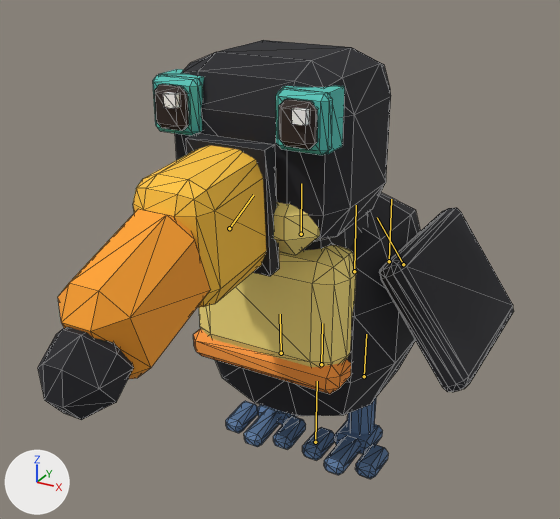
The glTF model games/zoo/public/models/toucan_female.glb as it was, and as the next commit left it.
Camera for both pictures: a camera (50 mm lens) standing at (0.38, -0.794, 0.659) and looking at (-0.02, -0.066, 0.295). The axes (+X, +Y, +Z) are drawn at lower left. The lights are the same throughout. The picture after the commit comes second. Both versions are drawn at frame 36 of the action 'Play'; the numbers are the values there. The bones that bend it are drawn over the model as lines. Mesh edges are drawn as thin lines.

Names of what the first picture shows: 'toucan_female'.
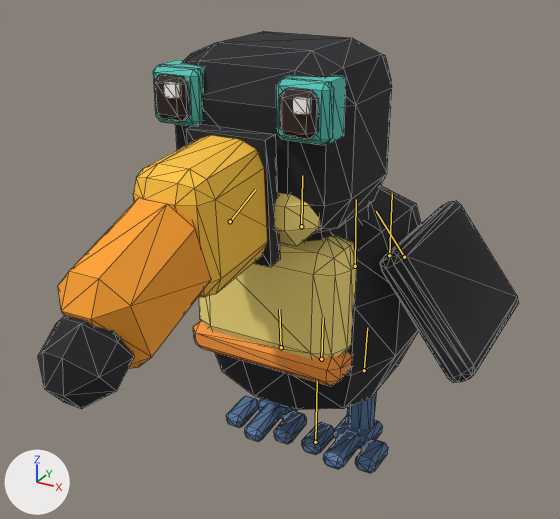
What differs and where, as boxes (x1, y1, x2, y2) in the pictures (560 x 519 px):
'toucan_female', posed: before (38, 40, 514, 479); after (38, 31, 518, 473)
bone 'body', root to tip: before (321, 364) to (322, 323); after (321, 359) to (323, 317)
bone 'leg_FL', root to tip: before (403, 264) to (377, 217); after (404, 257) to (376, 211)
bone 'leg_FR', root to tip: before (229, 228) to (253, 195); after (230, 221) to (255, 189)
bone 'leg_HR', root to tip: before (281, 353) to (280, 314); after (281, 347) to (279, 309)
bone 'tail1', root to tip: before (354, 271) to (356, 205); after (355, 266) to (356, 199)
bone 'tail2', root to tip: before (389, 261) to (391, 199); after (389, 255) to (392, 193)

Diff of the bpy script that builds the scene:
```diff
--- a/games/zoo/public/models/toucan_female.glb.py
+++ b/games/zoo/public/models/toucan_female.glb.py
@@ bone_body @@
 bone_body = bpy.data.objects['toucan_female_rig'].pose.bones['body']  # child of 'root'
-bone_body.location = (0.0, 0.0194, 0.0)
+bone_body.location = (0.0, 0.0279, 0.0)
@@ bone_leg_fl @@
 bone_leg_fl = bpy.data.objects['toucan_female_rig'].pose.bones['leg_FL']  # child of 'body'
-bone_leg_fl.rotation_quaternion = (0.953, 0.0, 0.0, 0.303)  # degrees (0, 0, 35)
+bone_leg_fl.rotation_quaternion = (0.945, 0.0, 0.0, 0.324)  # degrees (0, 0, 38)
@@ bone_leg_fr @@
 bone_leg_fr = bpy.data.objects['toucan_female_rig'].pose.bones['leg_FR']  # child of 'body'
-bone_leg_fr.rotation_quaternion = (0.953, 0.0, 0.0, -0.303)  # degrees (0, 0, -35)
+bone_leg_fr.rotation_quaternion = (0.945, 0.0, 0.0, -0.324)  # degrees (0, 0, -38)
@@ bone_leg_hr @@
 bone_leg_hr = bpy.data.objects['toucan_female_rig'].pose.bones['leg_HR']  # child of 'body'
-bone_leg_hr.rotation_quaternion = (1.0, 0.031, 0.0, 0.0)  # degrees (4, 0, 0)
+bone_leg_hr.rotation_quaternion = (0.998, 0.045, 0.0, 0.0)  # degrees (5, 0, 0)
@@ bone_tail1 @@
 bone_tail1 = bpy.data.objects['toucan_female_rig'].pose.bones['tail1']  # child of 'body'
-bone_tail1.rotation_quaternion = (0.997, 0.018, -0.075, 0.004)  # degrees (2, -9, 0)
+bone_tail1.rotation_quaternion = (0.994, 0.027, -0.075, 0.004)  # degrees (3, -9, 0)
@@ bone_tail2 @@
 bone_tail2 = bpy.data.objects['toucan_female_rig'].pose.bones['tail2']  # child of 'tail1'
-bone_tail2.rotation_quaternion = (0.991, 0.0, -0.13, 0.0)  # degrees (0, -15, 0)
+bone_tail2.rotation_quaternion = (0.993, 0.0, -0.097, 0.0)  # degrees (0, -11, 0)
```
